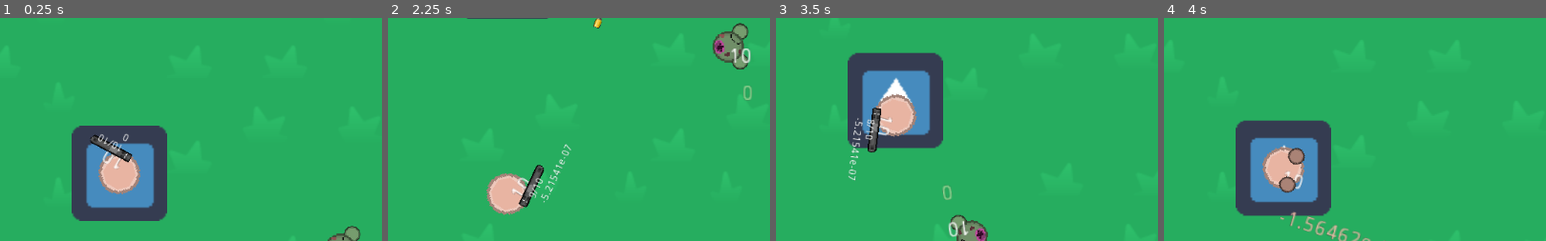
Above: before the commit, frames 1-4 (left to right).
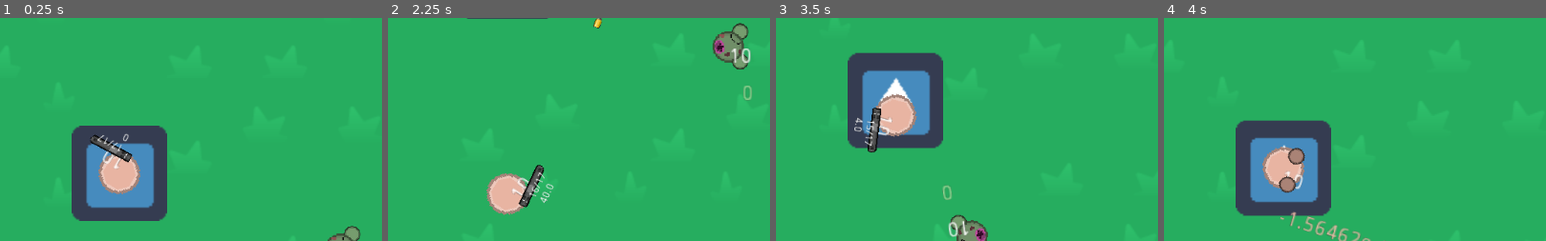
Above: after the commit, the same moments.

Repository: Panda248/Hu-Yang-Yoyale
Game: Godot game, scene res://World.tscn
The game is run twice, just before and just after one commit, with the same random seed, the same clock (stepped at 60 frames per second) and the same inputs. The engine's default icon, where the game draws it, is replaced by a stand-in: a white triangle on a blue panel in a dark square.
Inputs (mouse positions are % of the whole screen's width and height, from its top left):
- Up to frame 1 (0.25 s): no input
- Up to frame 2 (2.25 s): tap Enter at 0.5 s; move the mouse to (72, 45) at 0.52 s; hold E (game_switch_weapon_right) 0.53-1.28 s; click (72, 45) at 0.6 s; right-click (72, 45) at 0.8 s; tap Space at 1.25 s; move the mouse to (30, 55) at 1.27 s; hold Down (ui_down) 1.28-2.03 s; right-click (30, 55) at 1.35 s; click (30, 55) at 1.55 s; move the mouse to (60, 28) at 2.02 s; hold E (game_switch_weapon_right) from 2.03 s (still down); click (60, 28) at 2.1 s
- Up to frame 3 (3.5 s): right-click (60, 28) at 2.3 s; move the mouse to (45, 70) at 2.77 s; release E (game_switch_weapon_right) at 2.78 s; hold Up (ui_up) from 2.78 s (still down); right-click (45, 70) at 2.85 s; click (45, 70) at 3.05 s
- Up to frame 4 (4 s): move the mouse to (80, 65) at 3.52 s; release Up (ui_up) at 3.53 s; hold Q (game_switch_weapon_left) from 3.53 s (still down); click (80, 65) at 3.6 s; right-click (80, 65) at 3.8 s
The pictures show only the part of the screen within x 34-84%, y 15-65%; the shares and areas given below are measured in that part.

The runs differ from the first frame. In frame 1, less than 0.1% of the frame differs, in the area x 25-31%, y 52-59%; in frame 2, 0.4%, in the area x 36-48%, y 56-83%; in frame 3, 0.4%; in frame 4, nothing differs.

Commit message:
r to reload

Diff:
--- a/Pistol.tscn
+++ b/Pistol.tscn
@@ -12,7 +12,11 @@
 centered = false
 offset = Vector2( -15, -6 )
 script = ExtResource( 1 )
-reloadTimeFrames = 90
+damage = 2
+currentClip = 17
+clip = 17
+reloadTimeFrames = 260
+fireRate = 55
 knockbackMultiplier = 100
 Bullet = ExtResource( 3 )
 
--- a/project.godot
+++ b/project.godot
@@ -125,6 +125,11 @@
 "events": [ Object(InputEventMouseButton,"resource_local_to_scene":false,"resource_name":"","device":0,"alt":false,"shi …(212 unchanged characters)…
  ]
 }
+reload={
+"deadzone": 0.49,
+"events": [ Object(InputEventKey,"resource_local_to_scene":false,"resource_name":"","device":0,"alt":false,"shift":false,"control":false,"meta":false,"command":false,"pressed":false,"scancode":0,"physical_scancode":82,"unicode":0,"echo":false,"script":null)
+ ]
+}
 
 [layer_names]
 
--- a/scripts/Pistol.gd
+++ b/scripts/Pistol.gd
@@ -21,12 +21,20 @@
 												$BarrelEnd.global_position,
 												direction_to_mouse,
 												damage, knockbackMultiplier);
-			currentClip -=1
+			currentClip -= 1
 			if(self.currentClip > 0):
 				self.reloadAndShootDelay = fireRate
-			else:
+
+			elif (reserveClips > 0):
 				self.reloadAndShootDelay = reloadTimeFrames
 				$ReloadSFX.play(0)
 
 func secondaryFire():
 	pass
+
+func reload():
+	if (currentClip < clip && self.reloadAndShootDelay <= 0 && reserveClips > 0):
+		currentClip = clip
+		reserveClips -= 1
+		self.reloadAndShootDelay = reloadTimeFrames
+		$ReloadSFX.play(0)
--- a/scripts/Player.gd
+++ b/scripts/Player.gd
@@ -49,6 +49,10 @@
 		if($Equipped.get_child(0).has_method("primaryFire")):
 			$Equipped.get_child(0).primaryFire()
 
+	elif Input.is_action_just_pressed("reload"):
+		if($Equipped.get_child(0).has_method("reload")):
+			$Equipped.get_child(0).reload()
+
 	elif Input.is_action_just_pressed("game_secondary_fire"):
 		if($Equipped.get_child(0).has_method("secondaryFire")):
 			$Equipped.get_child(0).secondaryFire()
--- a/scripts/Weapon.gd
+++ b/scripts/Weapon.gd
@@ -18,13 +18,15 @@
 		self.reloadAndShootDelay-= delta*60
 	elif(currentClip == 0 && reserveClips > 0):
 		currentClip = clip
-		reserveClips-= delta*60
+		reserveClips -= 1
 
 func primaryFire():
-
 	pass
 
 func secondaryFire():
+	pass
+
+func reload():
 	pass
 
 func alert():
